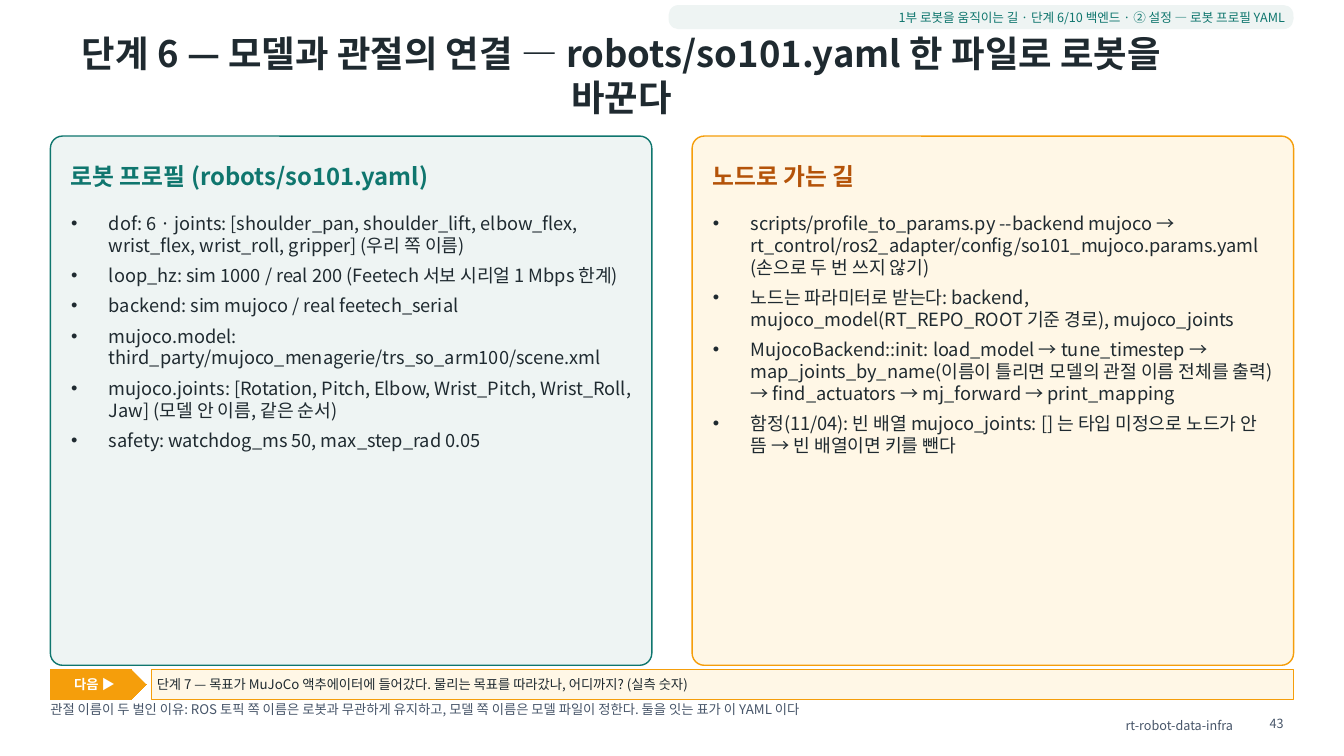
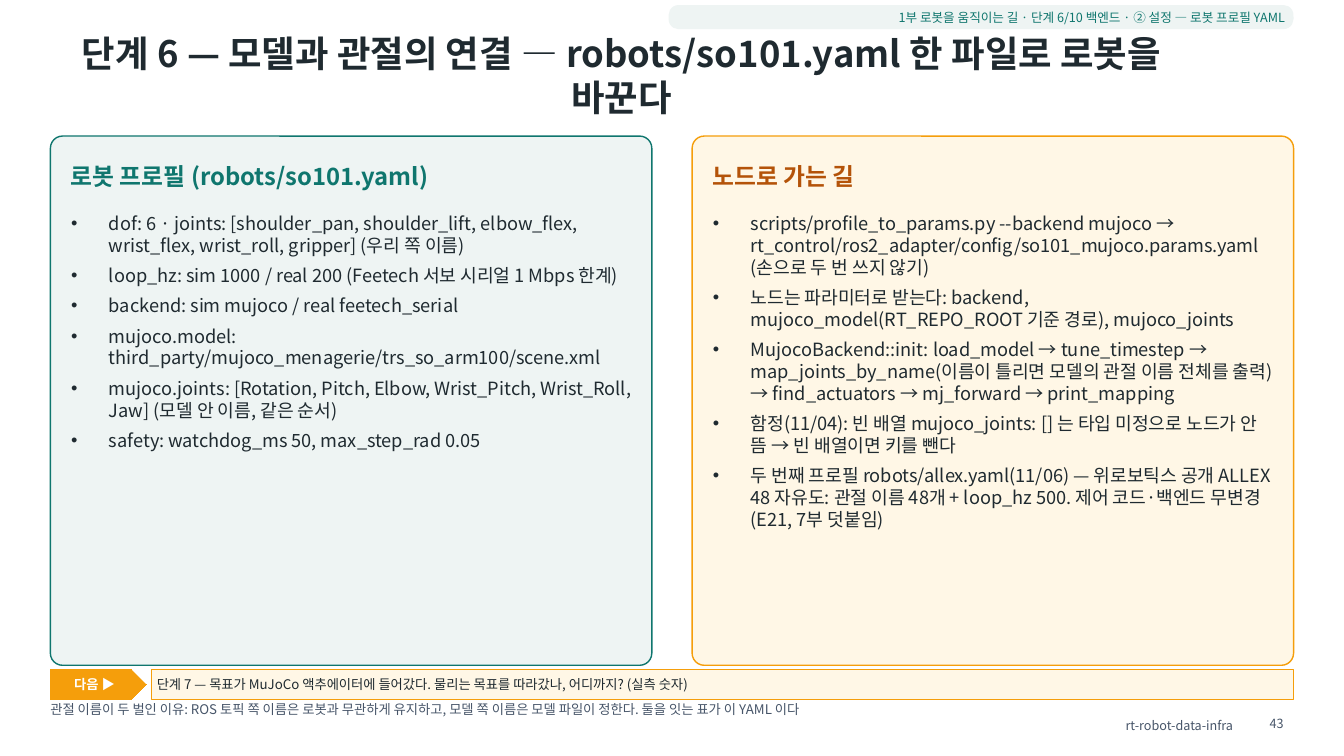
Before and after one commit to ohevance/rt-robot-data-infra, a slide deck: slide 43 of docs/deck/rt-robot-data-infra.pptx. Drawn at 1344x756 pixels with LibreOffice and Linux fonts; fonts in the diff are those of the drawing. Boxes give left, top, right and bottom in pixels: in the first picture for what was removed or moved away, otherwise in the second. Text is boxed around its words. In the diff, an @@ line names an element or a change of style, - is before the commit and + after.

```diff
--- a/docs/deck/rt-robot-data-infra.pptx
+++ b/docs/deck/rt-robot-data-infra.pptx
@@ text at (751, 467, 1271, 530): paragraph added @@
+• 두 번째 프로필 robots/allex.yaml(11/06) — 위로보틱스 공개 ALLEX 48 자유도: 관절 이름 48개 + loop_hz 500. 제어 코드·백엔드 무변경(E21, 7부 덧붙임)
```
Also in this commit, not shown: 10 other slides changed, 1 slide added, 43 other files.
